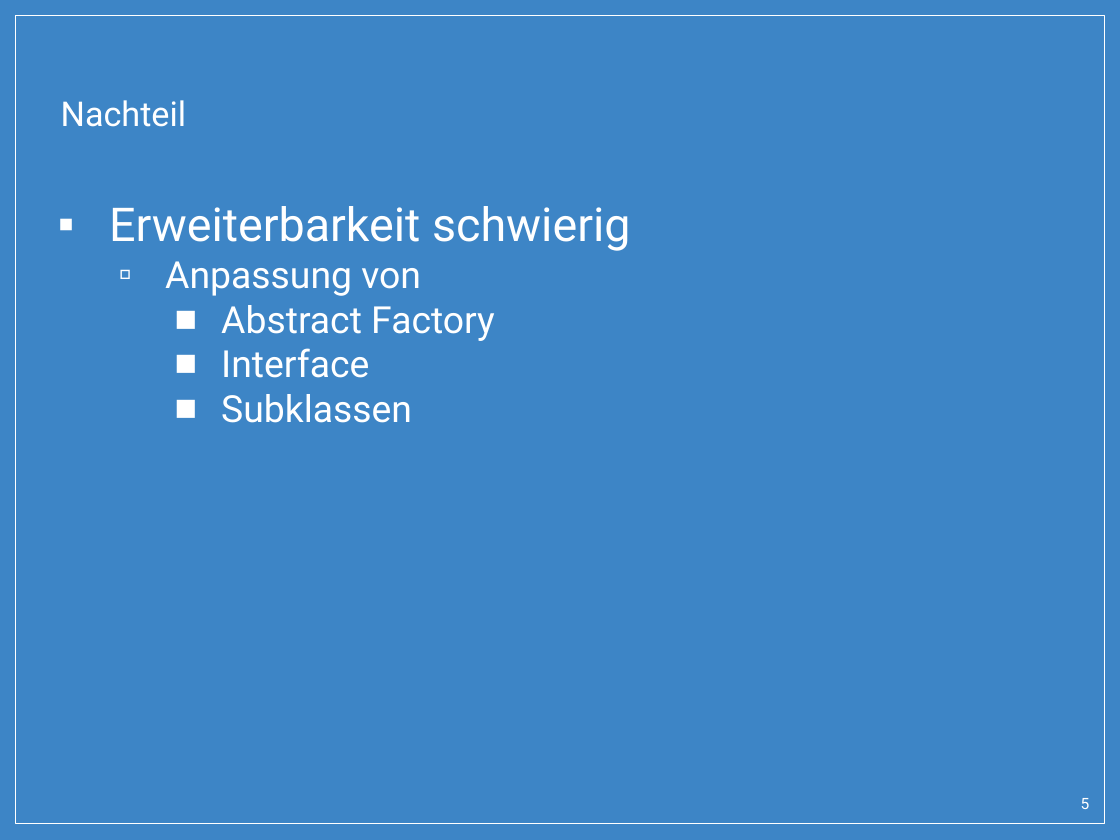
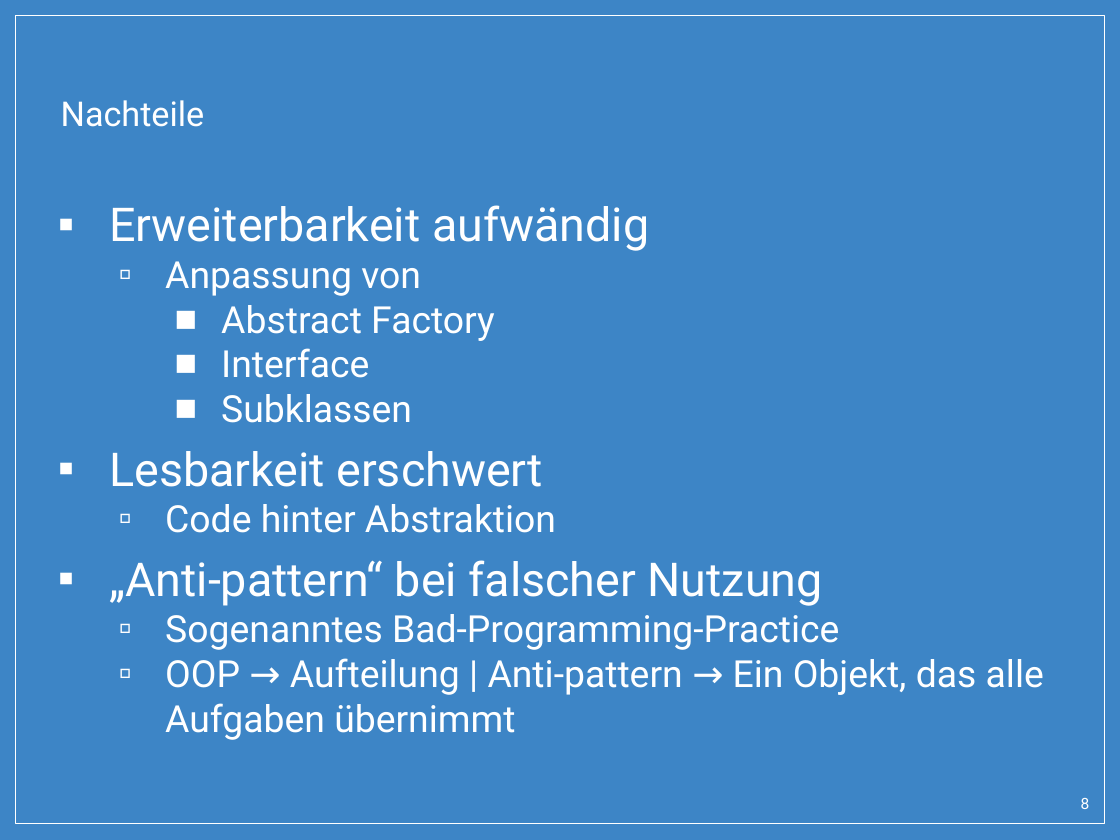
Before and after one commit to SimonPrimetzhofer/AbstractFactory-Pattern, a slide deck: slide 8 of Abstract_Factory.pptx (slide 5 before the commit). Drawn at 1120x840 pixels with LibreOffice and Linux fonts; fonts in the diff are those of the drawing; background and template pictures are left out. Boxes give left, top, right and bottom in pixels: in the first picture for what was removed or moved away, otherwise in the second. Text is boxed around its words. In the diff, an @@ line names an element or a change of style, - is before the commit and + after.

```diff
--- a/Abstract_Factory.pptx
+++ b/Abstract_Factory.pptx
@@ title at box(61, 100, 205, 127): text changed @@
-Nachteil
+Nachteile
@@ text at box(109, 205, 649, 251): text changed @@
-▪ Erweiterbarkeit schwierig
+▪ Erweiterbarkeit aufwändig
@@ text at box(109, 451, 1044, 740): paragraphs added @@
+▪ Lesbarkeit erschwert
+  ▫ Code hinter Abstraktion
+▪ „Anti-pattern“ bei falscher Nutzung
+  ▫ Sogenanntes Bad-Programming-Practice
+  ▫ OOP → Aufteilung | Anti-pattern → Ein Objekt, das alle Aufgaben übernimmt
@@ page number at box(1081, 798, 1090, 809): text changed @@
-5
+8
```
Also in this commit, not shown: 3 other slides changed, 5 slides added, 3 other files.
